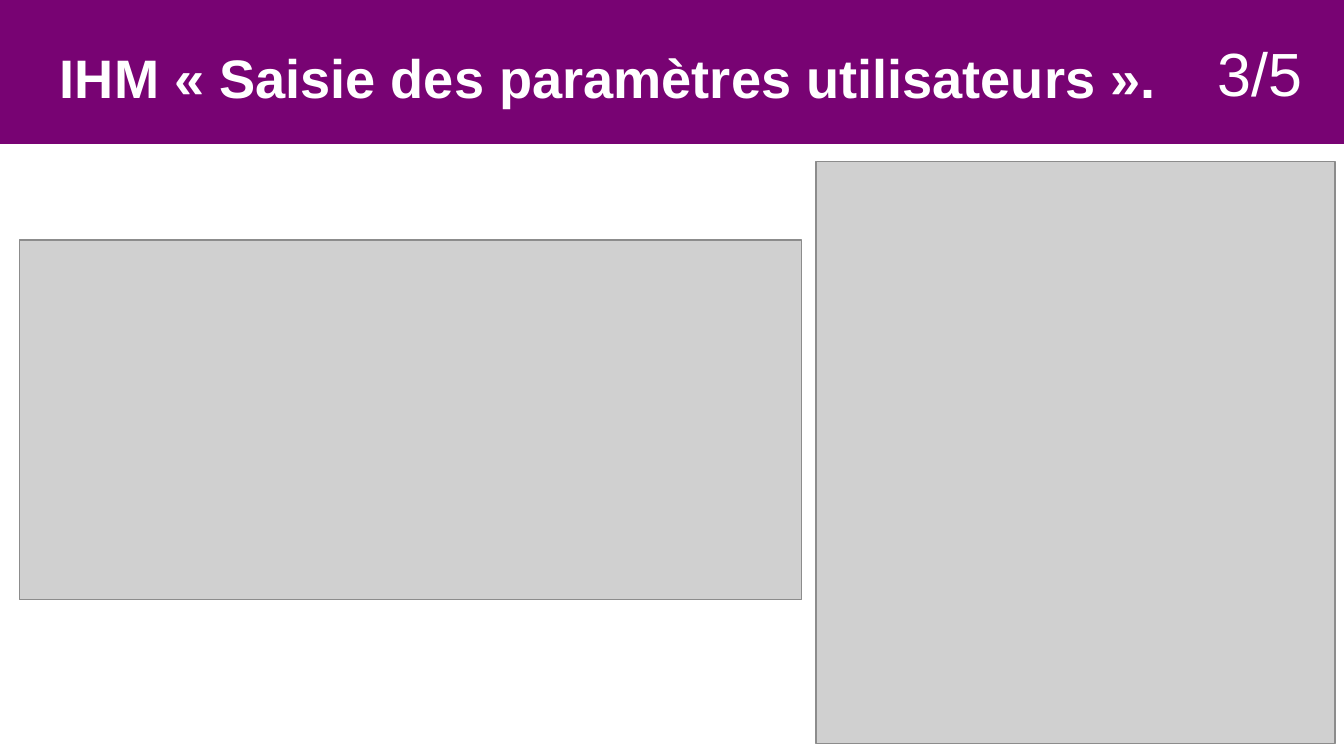
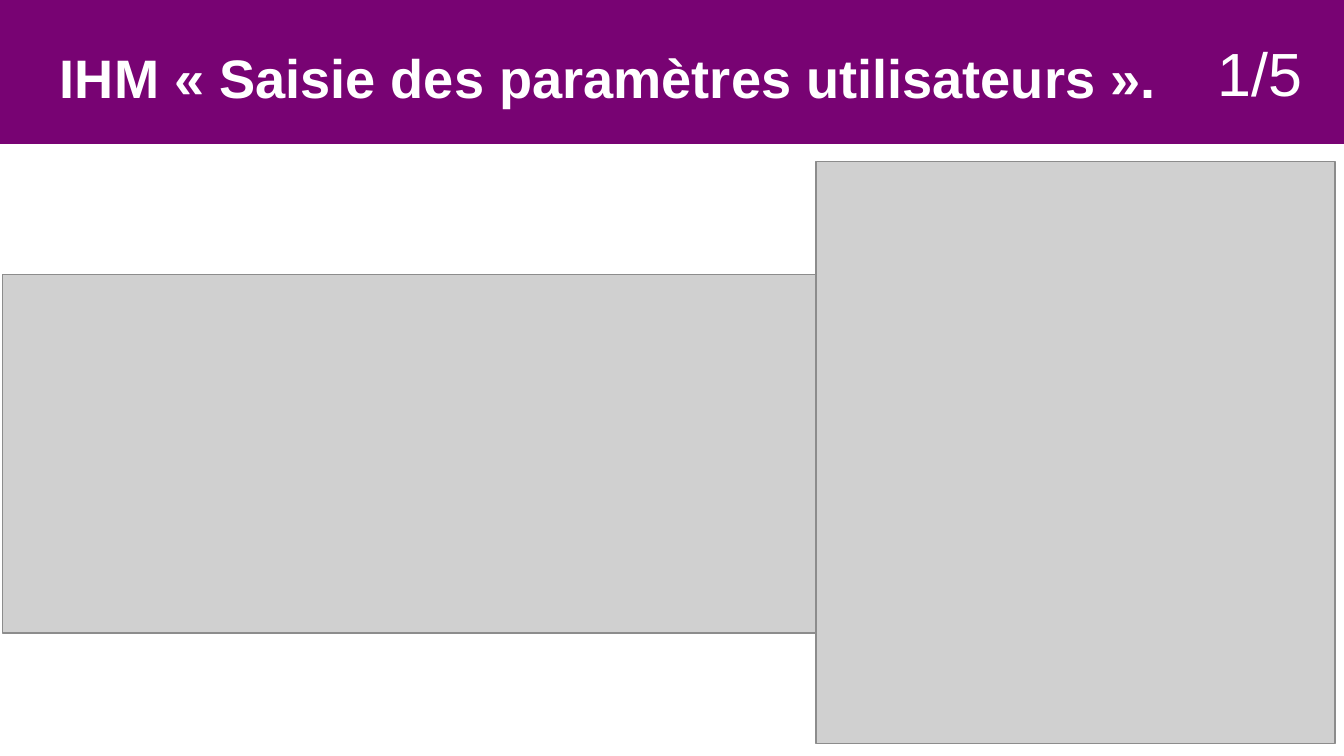
Before and after one commit to Sauvage89/sechoir-houblon, a slide deck: slide 13 of doc/diaporama/revue4/02-revue_sauvage.odp (slide 18 before the commit). Drawn at 1344x756 pixels with LibreOffice and Linux fonts; fonts in the diff are those of the drawing; grey boxes stand for pictures. Boxes give left, top, right and bottom in pixels: in the first picture for what was removed or moved away, otherwise in the second. Text is boxed around its words. In the diff, an @@ line names an element or a change of style, - is before the commit and + after.

```diff
--- a/doc/diaporama/revue4/02-revue_sauvage.odp
+++ b/doc/diaporama/revue4/02-revue_sauvage.odp
@@ text at <box>1217,51,1302,97</box>: text changed @@
-3/5
+1/5
@@ picture: place and size @@
-picture at <box>20,240,802,600</box>
+picture at <box>2,274,816,633</box>
```
Also in this commit, not shown: 22 other slides changed, 4 slides added, 4 other files.
